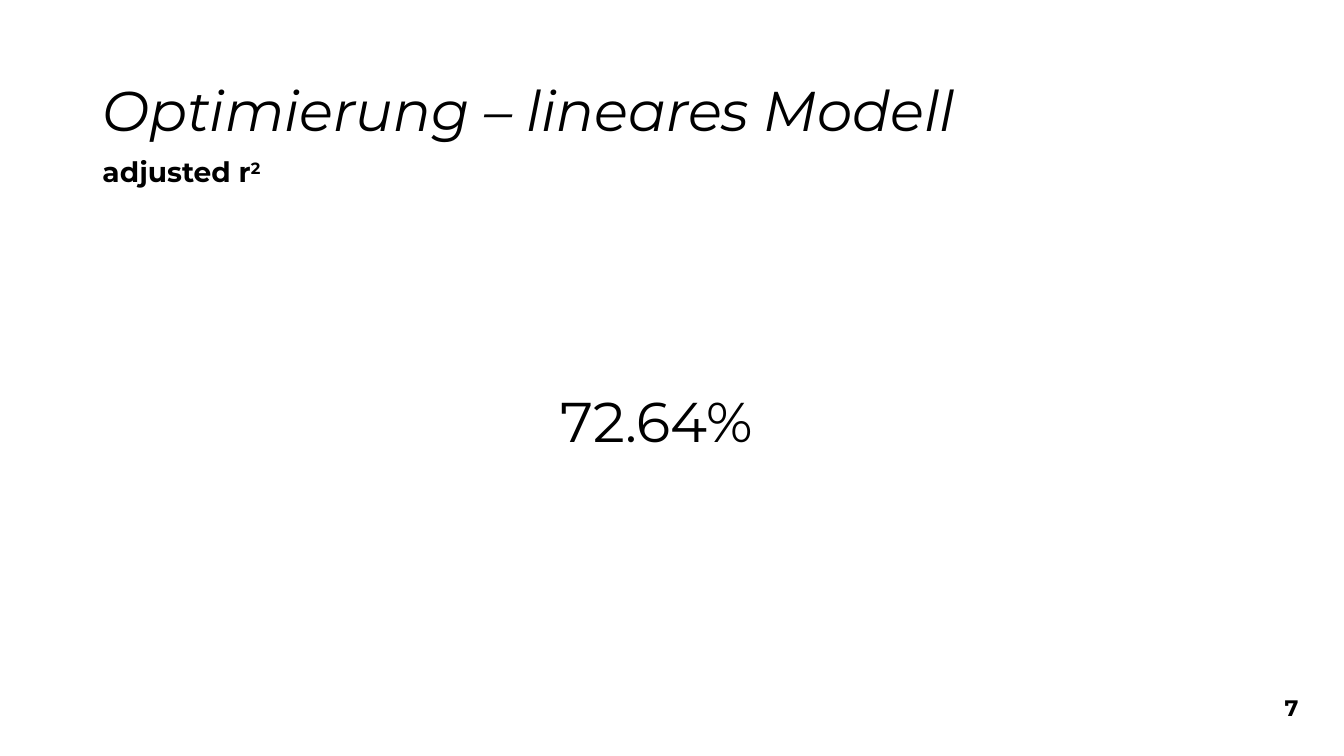
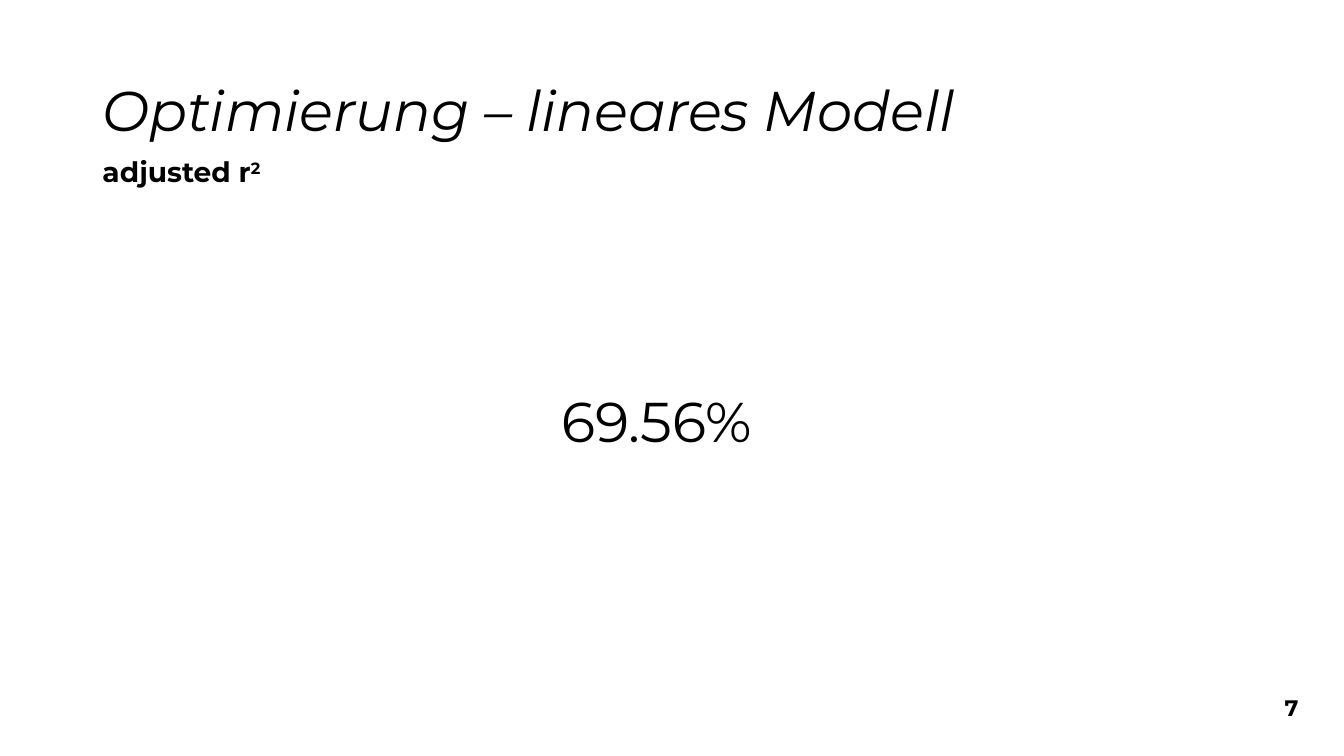
Before and after one commit to snw7/OC1-team-1, a slide deck: slide 8 of praesentation/abschluss-praesentation.pptx. Drawn at 1344x756 pixels with LibreOffice and Linux fonts; fonts in the diff are those of the drawing. Boxes give left, top, right and bottom in pixels: in the first picture for what was removed or moved away, otherwise in the second. Text is boxed around its words. In the diff, an @@ line names an element or a change of style, - is before the commit and + after.

```diff
--- a/praesentation/abschluss-praesentation.pptx
+++ b/praesentation/abschluss-praesentation.pptx
@@ text at box(561, 402, 751, 443): text changed @@
-72.64%
+69.56%
```
Also in this commit, not shown: 3 other slides changed.
